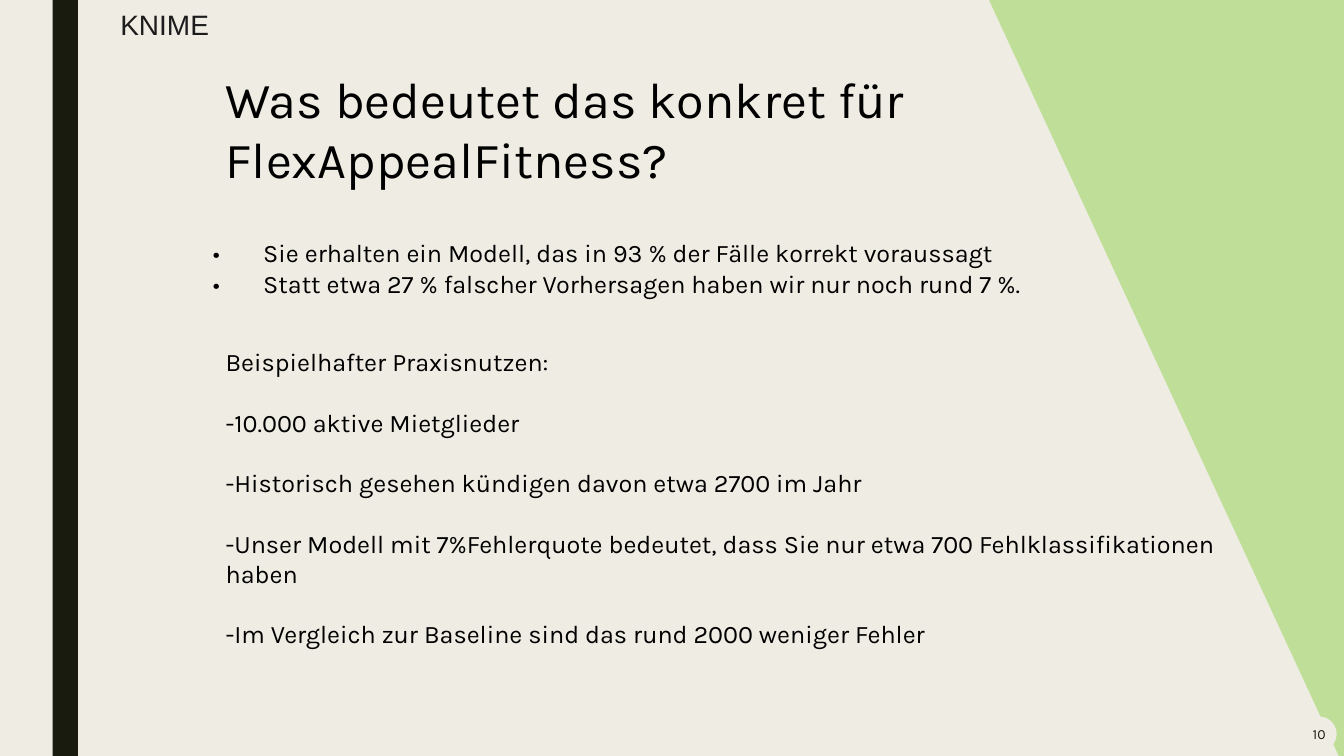
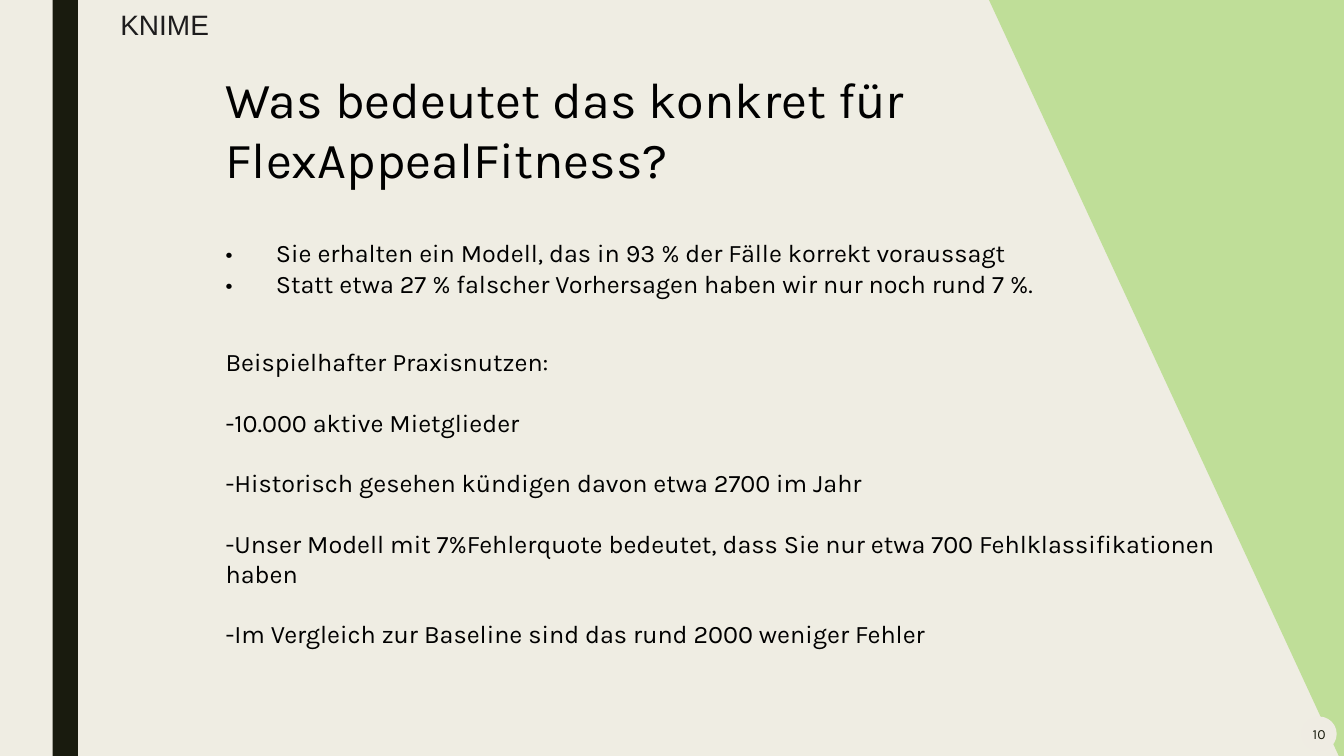
Before and after one commit to Ameroras/IHK_Pruefung, a slide deck: slide 10 of Power Point/FlexAppeal_churnanalyse_Gruppe1_Final.pptx. Drawn at 1344x756 pixels with LibreOffice and Linux fonts; fonts in the diff are those of the drawing; background and template pictures are left out. Boxes give left, top, right and bottom in pixels: in the first picture for what was removed or moved away, otherwise in the second. Text is boxed around its words. In the diff, an @@ line names an element or a change of style, - is before the commit and + after.

```diff
--- a/Power Point/FlexAppeal_churnanalyse_Gruppe1_Final.pptx
+++ b/Power Point/FlexAppeal_churnanalyse_Gruppe1_Final.pptx
@@ text "• Sie erhalten ein Modell, ..." moved from (x1=263, y1=244, x2=993, y2=299) to (x1=276, y1=244, x2=1006, y2=299) @@
```
Also in this commit, not shown: 4 other slides changed.
